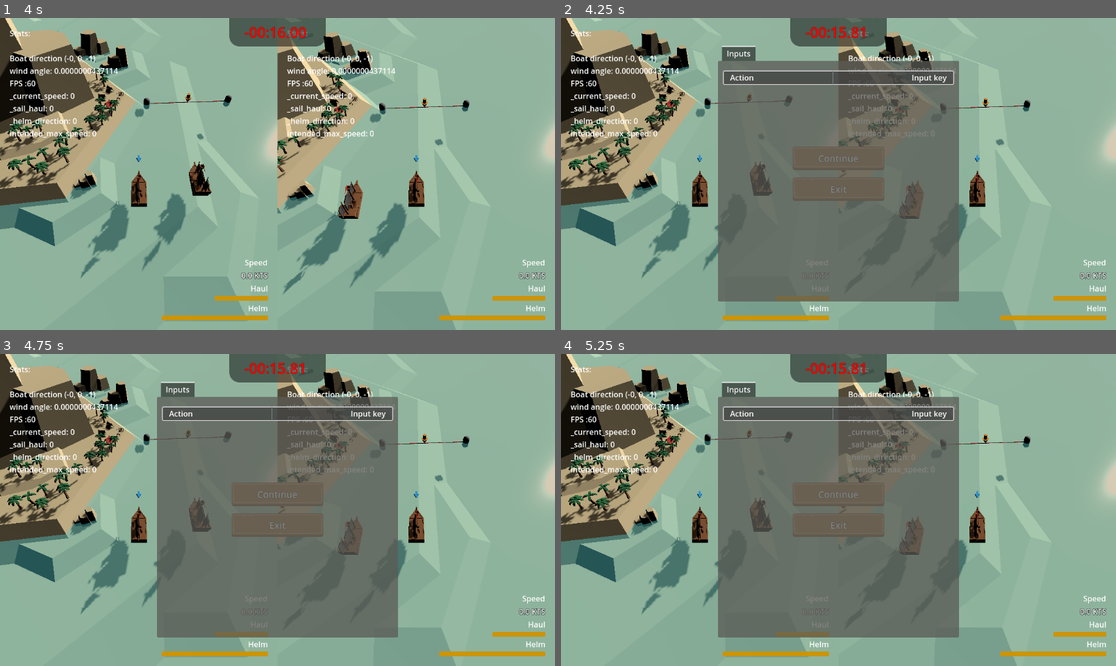
Above: before the commit, frames 1-4 (two rows, left to right).
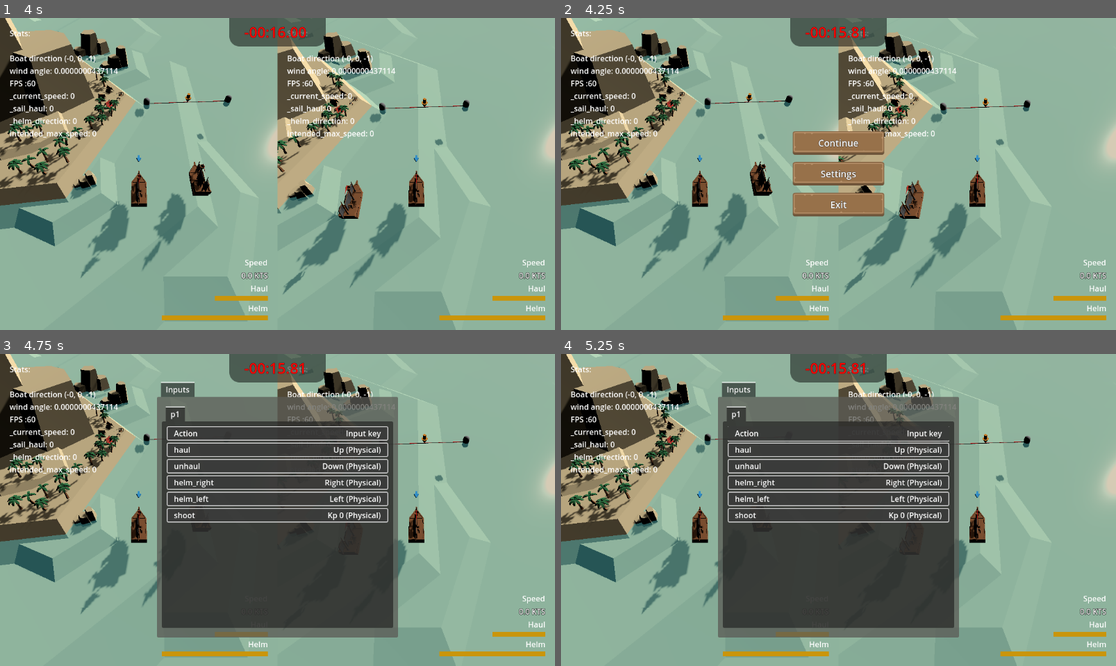
Above: after the commit, the same moments.

Repository: loiclovitana/Crapirate
Game: Godot game, scene res://src/gamemode/race.tscn
Same seed, same stepped clock (60 frames per second), same inputs: the game is played once before the commit and once after it.
Inputs (mouse positions are in pixels of both pictures, inside the frame that each line leads up to; where the layout moved, square brackets give the same spot in the first picture):
- Up to frame 1 (4 s): tap Enter at 2.75 s
- Up to frame 2 (4.25 s): tap Escape (ui_cancel) at 4.15 s
- Up to frame 3 (4.75 s): click (277, 510) at 4.27 s
- Up to frame 4 (5.25 s): click (838, 432) [838, 413] at 5 s

Frame 1 is identical in both runs. In frame 2, 31% of the frame differs, in the area x 28-72%, y 8-91%; in frame 3, 28%; in frame 4, 28%.

Commit message:
add input menu

Diff:
--- a/src/controller/InputBoatController.gd
+++ b/src/controller/InputBoatController.gd
@@ -1,7 +1,7 @@
 class_name InputBoatController extends BoatController
 
-#should be comst
-var control_event = {
+#
+const control_event = {
 	"haul":CONTROL_ACTION.HAUL,
 	"unhaul":CONTROL_ACTION.UNHAUL,
 	"helm_right":CONTROL_ACTION.HELM_RIGHT,
@@ -9,7 +9,7 @@
 	"shoot" : CONTROL_ACTION.SHOOT
 }
 
-@export var _player_name :String="p1"
+@export var _player_name : String="p1"
 
 func _init(player_name) -> void:
 	self._player_name=player_name
@@ -17,8 +17,14 @@
 func get_actions(_boat : Boat) -> Array[CONTROL_ACTION]:
 	var actions:  Array[CONTROL_ACTION]  = []
 	for event in control_event:
-		if Input.is_action_pressed(_player_name +"_"+event):
+		if Input.is_action_pressed(get_player_action(event)):
 			actions.append(control_event[event])
 	if not ( CONTROL_ACTION.HELM_RIGHT in actions or CONTROL_ACTION.HELM_LEFT in actions):
 		actions.append(CONTROL_ACTION.HELM_STRAIGHT)
 	return actions
+
+func get_player_action(action):
+	return _player_name+"_"+action
+
+func get_player_name() -> String:
+	return _player_name
--- a/src/interface/InputSettings.tscn
+++ /dev/null
@@ -1,74 +0,0 @@
-[gd_scene load_steps=3 format=3 uid="uid://5spc68prq7t0"]
-
-[sub_resource type="StyleBoxFlat" id="StyleBoxFlat_f6ax7"]
-bg_color = Color(0.6, 0.6, 0.556863, 0.384314)
-
-[sub_resource type="StyleBoxFlat" id="StyleBoxFlat_rikom"]
-bg_color = Color(0.231373, 0.231373, 0.231373, 0.615686)
-border_width_left = 2
-border_width_top = 2
-border_width_right = 2
-border_width_bottom = 2
-corner_radius_top_left = 3
-corner_radius_top_right = 3
-corner_radius_bottom_right = 3
-corner_radius_bottom_left = 3
-
-[node name="SettingsTabContainer" type="TabContainer"]
-
-[node name="Inputs" type="PanelContainer" parent="."]
-custom_minimum_size = Vector2(500, 500)
-layout_mode = 2
-theme_override_styles/panel = SubResource("StyleBoxFlat_f6ax7")
-
-[node name="MarginContainer" type="MarginContainer" parent="Inputs"]
-layout_mode = 2
-theme_override_constants/margin_left = 10
-theme_override_constants/margin_top = 20
-theme_override_constants/margin_right = 10
-theme_override_constants/margin_bottom = 20
-
-[node name="ScrollContainer" type="ScrollContainer" parent="Inputs/MarginContainer"]
-layout_mode = 2
-vertical_scroll_mode = 3
-
-[node name="VBoxContainer" type="VBoxContainer" parent="Inputs/MarginContainer/ScrollContainer"]
-layout_mode = 2
-size_flags_horizontal = 3
-
-[node name="Button" type="Button" parent="Inputs/MarginContainer/ScrollContainer/VBoxContainer"]
-custom_minimum_size = Vector2(0, 30)
-layout_mode = 2
-theme_override_styles/normal = SubResource("StyleBoxFlat_rikom")
-
-[node name="MarginContainer" type="MarginContainer" parent="Inputs/MarginContainer/ScrollContainer/VBoxContainer/Button"]
-layout_mode = 1
-anchors_preset = 15
-anchor_right = 1.0
-anchor_bottom = 1.0
-grow_horizontal = 2
-grow_vertical = 2
-theme_override_constants/margin_left = 15
-theme_override_constants/margin_top = 2
-theme_override_constants/margin_right = 15
-theme_override_constants/margin_bottom = 2
-
-[node name="HBoxContainer" type="HBoxContainer" parent="Inputs/MarginContainer/ScrollContainer/VBoxContainer/Button/MarginContainer"]
-layout_mode = 2
-alignment = 1
-
-[node name="Label" type="Label" parent="Inputs/MarginContainer/ScrollContainer/VBoxContainer/Button/MarginContainer/HBoxContainer"]
-layout_mode = 2
-size_flags_horizontal = 0
-text = "Action"
-
-[node name="VSeparator" type="VSeparator" parent="Inputs/MarginContainer/ScrollContainer/VBoxContainer/Button/MarginContainer/HBoxContainer"]
-custom_minimum_size = Vector2(100, 0)
-layout_mode = 2
-size_flags_horizontal = 3
-
-[node name="Label2" type="Label" parent="Inputs/MarginContainer/ScrollContainer/VBoxContainer/Button/MarginContainer/HBoxContainer"]
-layout_mode = 2
-size_flags_horizontal = 8
-text = "Input key"
-horizontal_alignment = 2
--- /dev/null
+++ b/src/interface/InputsSettings.gd
@@ -0,0 +1,14 @@
+extends PanelContainer
+
+
+
+
+# Called when the node enters the scene tree for the first time.
+func _ready() -> void:
+	pass
+
+
+
+# Called every frame. 'delta' is the elapsed time since the previous frame.
+func _process(delta: float) -> void:
+	pass
--- a/src/interface/PauseMenu.gd
+++ b/src/interface/PauseMenu.gd
@@ -17,6 +17,12 @@
 		"exit" : get_tree().quit()
 		"continue" :  _continue()
 		"restart" : get_tree().reload_current_scene()
+		"goto_settings": goto_menu(%SettingsTabContainer)
+
+func goto_menu(menu : Node):
+	for container in %MainContainer.get_children():
+		container.set_visible(false)
+	menu.set_visible(true)
 
 
 func _continue():
--- /dev/null
+++ b/src/interface/PlayerInputSettings.gd
@@ -0,0 +1,34 @@
+extends MarginContainer
+
+@onready var input_controller : InputBoatController =  InputBoatController.new('p1')
+
+const setInputButton  = preload("res://src/interface/button/SetInputButton.tscn")
+
+# Called when the node enters the scene tree for the first time.
+func _ready() -> void:
+	print(input_controller)
+	self.set_name(input_controller._player_name)
+	_refresh_input()
+
+# Called every frame. 'delta' is the elapsed time since the previous frame.
+func _process(delta: float) -> void:
+	pass
+
+func _refresh_input():
+	for action in input_controller.control_event:
+		var new_button = setInputButton.instantiate()
+		new_button.set_action_label(action)
+		var keys = InputMap.action_get_events(input_controller.get_player_action(action))
+		new_button.set_key_label(_format_keys(keys))
+		%ListInputButton.add_child(new_button)
+
+
+func _format_keys(keys : Array[InputEvent]) -> String:
+	if keys.is_empty():
+		return "<None>"
+	var label = ""
+	for k in keys:
+		if label!="":
+			label += ","
+		label+= k.as_text()
+	return label
--- /dev/null
+++ b/src/interface/PlayerInputSettings.tscn
@@ -0,0 +1,23 @@
+[gd_scene load_steps=3 format=3 uid="uid://cd2cuq3yp1epm"]
+
+[ext_resource type="PackedScene" uid="uid://oir50gybt4pj" path="res://src/interface/button/SetInputButton.tscn" id="1_34vkq"]
+[ext_resource type="Script" path="res://src/interface/PlayerInputSettings.gd" id="1_48xa5"]
+
+[node name="PlayerInputSettings" type="MarginContainer"]
+theme_override_constants/margin_left = 10
+theme_override_constants/margin_top = 10
+theme_override_constants/margin_right = 10
+theme_override_constants/margin_bottom = 10
+script = ExtResource("1_48xa5")
+
+[node name="ScrollContainer" type="ScrollContainer" parent="."]
+layout_mode = 2
+vertical_scroll_mode = 3
+
+[node name="ListInputButton" type="VBoxContainer" parent="ScrollContainer"]
+unique_name_in_owner = true
+layout_mode = 2
+size_flags_horizontal = 3
+
+[node name="Button" parent="ScrollContainer/ListInputButton" instance=ExtResource("1_34vkq")]
+layout_mode = 2
--- /dev/null
+++ b/src/interface/Settings.tscn
@@ -0,0 +1,28 @@
+[gd_scene load_steps=4 format=3 uid="uid://5spc68prq7t0"]
+
+[ext_resource type="PackedScene" uid="uid://cd2cuq3yp1epm" path="res://src/interface/PlayerInputSettings.tscn" id="1_djnhn"]
+[ext_resource type="Script" path="res://src/interface/InputsSettings.gd" id="1_p50bk"]
+
+[sub_resource type="StyleBoxFlat" id="StyleBoxFlat_f6ax7"]
+bg_color = Color(0.6, 0.6, 0.556863, 0.384314)
+
+[node name="SettingsTabContainer" type="TabContainer"]
+
+[node name="Inputs" type="PanelContainer" parent="."]
+custom_minimum_size = Vector2(500, 500)
+layout_mode = 2
+theme_override_styles/panel = SubResource("StyleBoxFlat_f6ax7")
+script = ExtResource("1_p50bk")
+
+[node name="MarginContainer" type="MarginContainer" parent="Inputs"]
+layout_mode = 2
+theme_override_constants/margin_left = 10
+theme_override_constants/margin_top = 20
+theme_override_constants/margin_right = 10
+theme_override_constants/margin_bottom = 20
+
+[node name="input_player_tab" type="TabContainer" parent="Inputs/MarginContainer"]
+layout_mode = 2
+
+[node name="Player_input" parent="Inputs/MarginContainer/input_player_tab" instance=ExtResource("1_djnhn")]
+layout_mode = 2
--- /dev/null
+++ b/src/interface/button/SetInputButton.gd
@@ -0,0 +1,17 @@
+extends Button
+
+
+# Called when the node enters the scene tree for the first time.
+func _ready() -> void:
+	pass # Replace with function body.
+
+
+# Called every frame. 'delta' is the elapsed time since the previous frame.
+func _process(delta: float) -> void:
+	pass
+
+func set_action_label(label :String):
+	%ActionLabel.set_text(label)
+
+func set_key_label(label :String):
+	%KeyLabel.set_text(label)
--- /dev/null
+++ b/src/interface/button/SetInputButton.tscn
@@ -0,0 +1,54 @@
+[gd_scene load_steps=3 format=3 uid="uid://oir50gybt4pj"]
+
+[ext_resource type="Script" path="res://src/interface/button/SetInputButton.gd" id="1_1qx12"]
+
+[sub_resource type="StyleBoxFlat" id="StyleBoxFlat_rikom"]
+bg_color = Color(0.231373, 0.231373, 0.231373, 0.615686)
+border_width_left = 2
+border_width_top = 2
+border_width_right = 2
+border_width_bottom = 2
+corner_radius_top_left = 3
+corner_radius_top_right = 3
+corner_radius_bottom_right = 3
+corner_radius_bottom_left = 3
+
+[node name="SetInputButton" type="Button"]
+custom_minimum_size = Vector2(0, 30)
+theme_override_styles/normal = SubResource("StyleBoxFlat_rikom")
+script = ExtResource("1_1qx12")
+
+[node name="MarginContainer" type="MarginContainer" parent="."]
+layout_mode = 1
+anchors_preset = 15
+anchor_right = 1.0
+anchor_bottom = 1.0
+grow_horizontal = 2
+grow_vertical = 2
+theme_override_constants/margin_left = 15
+theme_override_constants/margin_top = 2
+theme_override_constants/margin_right = 15
+theme_override_constants/margin_bottom = 2
+
+[node name="HBoxContainer" type="HBoxContainer" parent="MarginContainer"]
+layout_mode = 2
+alignment = 1
+
+[node name="ActionLabel" type="Label" parent="MarginContainer/HBoxContainer"]
+unique_name_in_owner = true
+layout_mode = 2
+size_flags_horizontal = 0
+text = "Action"
+
+[node name="VSeparator" type="Control" parent="MarginContainer/HBoxContainer"]
+custom_minimum_size = Vector2(100, 0)
+layout_mode = 2
+size_flags_horizontal = 3
+mouse_filter = 2
+
+[node name="KeyLabel" type="Label" parent="MarginContainer/HBoxContainer"]
+unique_name_in_owner = true
+layout_mode = 2
+size_flags_horizontal = 8
+text = "Input key"
+horizontal_alignment = 2
--- a/src/interface/menu.tscn
+++ b/src/interface/menu.tscn
@@ -3,8 +3,8 @@
 [ext_resource type="Script" path="res://src/interface/PauseMenu.gd" id="1_c20kl"]
 [ext_resource type="Texture2D" uid="uid://cxyu60cchlby" path="res://ressources/ui/buttonLong_brown.png" id="1_l5bha"]
 [ext_resource type="Texture2D" uid="uid://bbd5uy336ub3s" path="res://ressources/ui/buttonLong_brown_pressed.png" id="2_10sx5"]
-[ext_resource type="Script" path="res://src/interface/EventButton.gd" id="3_mivi4"]
-[ext_resource type="PackedScene" uid="uid://5spc68prq7t0" path="res://src/interface/InputSettings.tscn" id="5_243ah"]
+[ext_resource type="Script" path="res://src/interface/button/EventButton.gd" id="3_mivi4"]
+[ext_resource type="PackedScene" uid="uid://5spc68prq7t0" path="res://src/interface/Settings.tscn" id="5_243ah"]
 
 [sub_resource type="LabelSettings" id="LabelSettings_in1xt"]
 font_size = 19
@@ -21,7 +21,8 @@
 grow_vertical = 2
 script = ExtResource("1_c20kl")
 
-[node name="CenterContainer" type="CenterContainer" parent="."]
+[node name="MainContainer" type="CenterContainer" parent="."]
+unique_name_in_owner = true
 layout_mode = 1
 anchors_preset = 15
 anchor_right = 1.0
@@ -29,70 +30,74 @@
 grow_horizontal = 2
 grow_vertical = 2
 
-[node name="PauseMenuVBoxContainer" type="VBoxContainer" parent="CenterContainer"]
+[node name="PauseMenu" type="VBoxContainer" parent="MainContainer"]
+unique_name_in_owner = true
 layout_mode = 2
 theme_override_constants/separation = 15
 
-[node name="ContinueCenterContainer" type="CenterContainer" parent="CenterContainer/PauseMenuVBoxContainer"]
+[node name="ContinueCenterContainer" type="CenterContainer" parent="MainContainer/PauseMenu"]
 layout_mode = 2
 
-[node name="ContinueButton" type="TextureButton" parent="CenterContainer/PauseMenuVBoxContainer/ContinueCenterContainer"]
+[node name="ContinueButton" type="TextureButton" parent="MainContainer/PauseMenu/ContinueCenterContainer"]
 layout_mode = 2
 texture_normal = ExtResource("1_l5bha")
 texture_pressed = ExtResource("2_10sx5")
 script = ExtResource("3_mivi4")
 event_name = "continue"
 
-[node name="Label" type="Label" parent="CenterContainer/PauseMenuVBoxContainer/ContinueCenterContainer"]
+[node name="Label" type="Label" parent="MainContainer/PauseMenu/ContinueCenterContainer"]
 layout_mode = 2
 text = "Continue"
 label_settings = SubResource("LabelSettings_in1xt")
 
-[node name="RestartCenterContainer2" type="CenterContainer" parent="CenterContainer/PauseMenuVBoxContainer"]
+[node name="RestartCenterContainer2" type="CenterContainer" parent="MainContainer/PauseMenu"]
 visible = false
 layout_mode = 2
 size_flags_horizontal = 4
 
-[node name="RestartButton" type="TextureButton" parent="CenterContainer/PauseMenuVBoxContainer/RestartCenterContainer2"]
+[node name="RestartButton" type="TextureButton" parent="MainContainer/PauseMenu/RestartCenterContainer2"]
 layout_mode = 2
 texture_normal = ExtResource("1_l5bha")
 texture_pressed = ExtResource("2_10sx5")
 script = ExtResource("3_mivi4")
 event_name = "restart"
 
-[node name="Label" type="Label" parent="CenterContainer/PauseMenuVBoxContainer/RestartCenterContainer2"]
+[node name="Label" type="Label" parent="MainContainer/PauseMenu/RestartCenterContainer2"]
 layout_mode = 2
 text = "Restart"
 label_settings = SubResource("LabelSettings_in1xt")
 
-[node name="SettingsCenterContainer3" type="CenterContainer" parent="CenterContainer/PauseMenuVBoxContainer"]
-visible = false
+[node name="SettingsCenterContainer3" type="CenterContainer" parent="MainContainer/PauseMenu"]
 layout_mode = 2
 
-[node name="SettingsButton" type="TextureButton" parent="CenterContainer/PauseMenuVBoxContainer/SettingsCenterContainer3"]
+[node name="SettingsButton" type="TextureButton" parent="MainContainer/PauseMenu/SettingsCenterContainer3"]
 layout_mode = 2
 texture_normal = ExtResource("1_l5bha")
 texture_pressed = ExtResource("2_10sx5")
+script = ExtResource("3_mivi4")
+event_name = "goto_settings"
 
-[node name="Label" type="Label" parent="CenterContainer/PauseMenuVBoxContainer/SettingsCenterContainer3"]
+[node name="Label" type="Label" parent="MainContainer/PauseMenu/SettingsCenterContainer3"]
 layout_mode = 2
 text = "Settings"
 label_settings = SubResource("LabelSettings_in1xt")
 
-[node name="ExitCenterContainer3" type="CenterContainer" parent="CenterContainer/PauseMenuVBoxContainer"]
+[node name="ExitCenterContainer3" type="CenterContainer" parent="MainContainer/PauseMenu"]
 layout_mode = 2
 
-[node name="ExitButton" type="TextureButton" parent="CenterContainer/PauseMenuVBoxContainer/ExitCenterContainer3"]
+[node name="ExitButton" type="TextureButton" parent="MainContainer/PauseMenu/ExitCenterContainer3"]
 layout_mode = 2
 texture_normal = ExtResource("1_l5bha")
 texture_pressed = ExtResource("2_10sx5")
 script = ExtResource("3_mivi4")
 event_name = "exit"
 
-[node name="Label" type="Label" parent="CenterContainer/PauseMenuVBoxContainer/ExitCenterContainer3"]
+[node name="Label" type="Label" parent="MainContainer/PauseMenu/ExitCenterContainer3"]
 layout_mode = 2
 text = "Exit"
 label_settings = SubResource("LabelSettings_in1xt")
 
-[node name="SettingsTabContainer" parent="CenterContainer" instance=ExtResource("5_243ah")]
+[node name="SettingsTabContainer" parent="MainContainer" instance=ExtResource("5_243ah")]
+unique_name_in_owner = true
+visible = false
 layout_mode = 2
Renamed: src/interface/EventButton.gd -> src/interface/button/EventButton.gd
